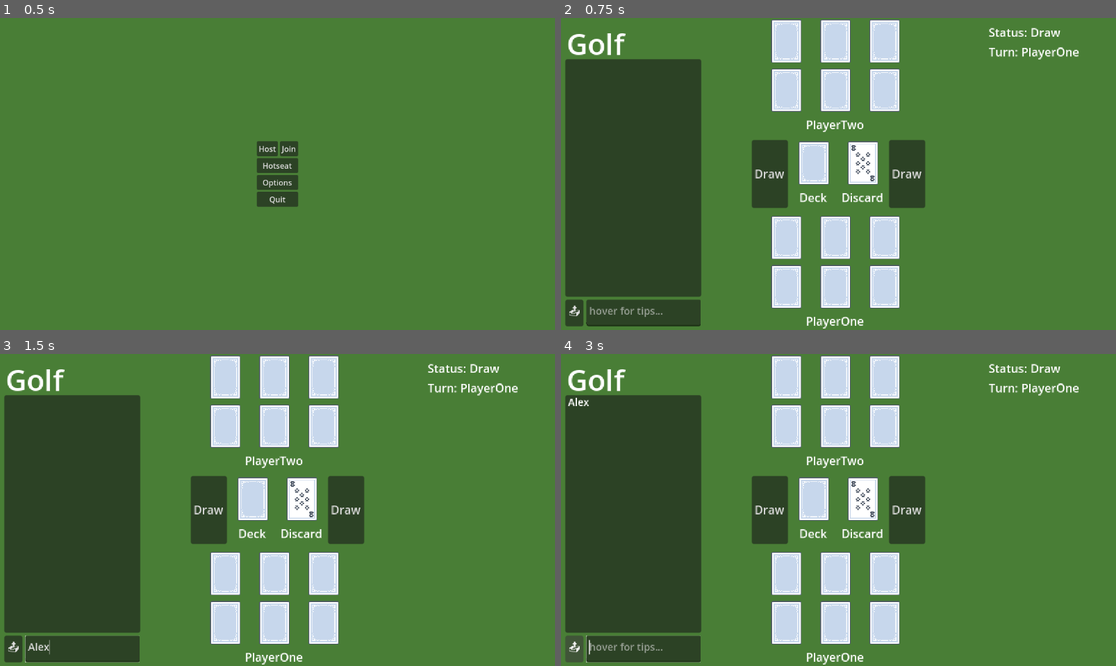
Above: before the commit, frames 1-4 (two rows, left to right).
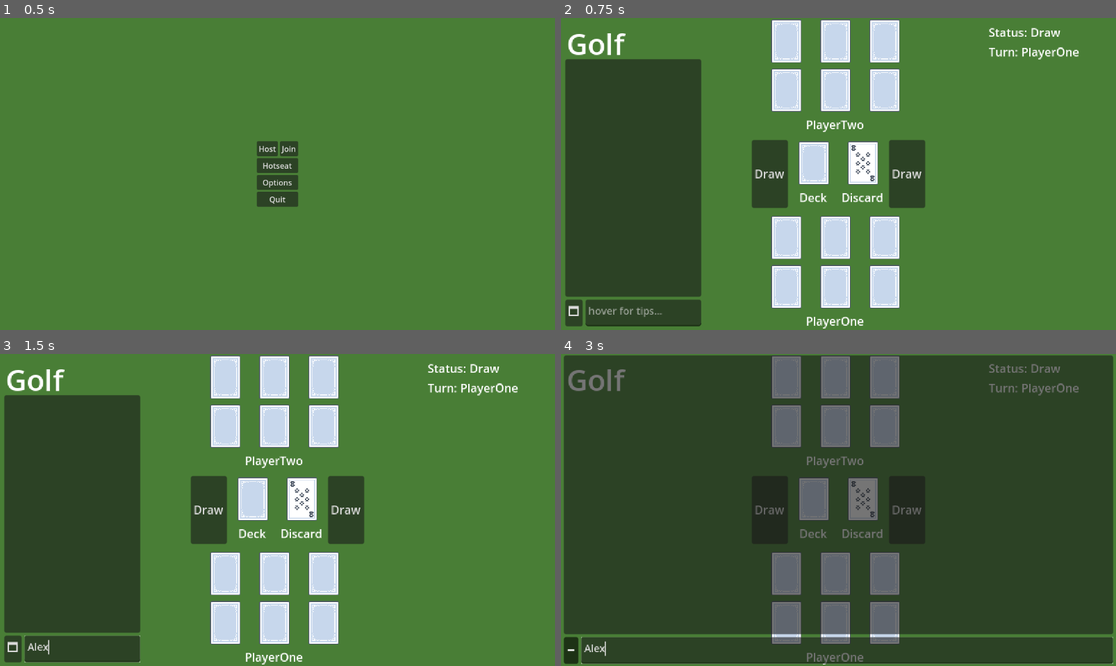
Above: after the commit, the same moments.

Repository: WonkyMic/golf_cards_godot
Game: Godot game, scene res://menu.tscn
Two runs of this game, one before a commit and one after it. Both use one fixed random seed, a clock stepped at 60 frames per second and the inputs below.
Inputs (mouse positions are in pixels of both pictures, inside the frame that each line leads up to):
- Up to frame 1 (0.5 s): no input
- Up to frame 2 (0.75 s): click "Hotseat" at 0.5 s
- Up to frame 3 (1.5 s): click (83, 650) at 1.27 s; type "Alex" at 1.35 s
- Up to frame 4 (3 s): click (816, 497) at 2.02 s; click (572, 650) at 2.75 s, where only the run before the commit has a clickable "📤"

Frame 1 is identical in both runs. In frame 2, 0.2% of the frame differs, in the area x 1-26%, y 90-99%; in frame 3, 0.2%; in frame 4, 77%, in the area x 0-100%, y 0-100%.

Commit message:
update send button to min/max

Diff:
--- a/chat_panel.gd
+++ b/chat_panel.gd
@@ -1,25 +1,57 @@
 extends Control
+
+const MAXIMIZE_ICON := "🗖"
+const MAXIMIZE_TEXT := "Expand Chat Panel"
+const MINIMIZE_ICON := "🗕"
+const MINIMIZE_TEXT := "Collapse to Side Panel"
 
 var message_panel: RichTextLabel
 var text_panel: TextEdit
-var send_button: Button
+var resize_button: Button
+
+var default_size: Vector2
+var default_position: Vector2
 
 
 # Called when the node enters the scene tree for the first time.
 func _ready() -> void:
 	message_panel = $GridContainer/Panel/RichTextLabel
 	text_panel = $GridContainer/GridContainer/TextEdit
-	send_button = $GridContainer/GridContainer/SendButton
+	resize_button = $GridContainer/GridContainer/ResizeButton
+
+	default_size = size
+	default_position = position
 
 
 func _process(delta: float) -> void:
 	if Input.is_action_just_pressed("send_message"):
-		send_button.emit_signal("pressed")
+		send_message_local()
 	if Input.is_action_just_pressed("type_focus"):
 		text_panel.grab_focus()
 
 
-func _on_send_button_pressed() -> void:
+func _on_resize_button_pressed() -> void:
+	text_panel.grab_focus() # send focus back to text entry field
+
+	if resize_button.button_pressed:
+		var window_size := get_window_size() * 0.66
+		set_size(window_size)
+		set_position(window_size / -2)
+		resize_button.text = MINIMIZE_ICON
+		resize_button.tooltip_text = MINIMIZE_TEXT
+	else:
+		set_size(default_size)
+		set_position(default_position)
+		resize_button.text = MAXIMIZE_ICON
+		resize_button.tooltip_text = MINIMIZE_TEXT
+
+func get_window_size() -> Vector2:
+	var window_width: float = ProjectSettings.get_setting("display/window/size/viewport_width")
+	var window_height: float = ProjectSettings.get_setting("display/window/size/viewport_height")
+	return Vector2(window_width, window_height)
+
+
+func send_message_local() -> void:
 	var text: String = text_panel.text.strip_edges() # fetch and strip text from field
 	text_panel.text = "" # clear text field
 	text_panel.grab_focus() # send focus back to text entry field
@@ -29,11 +61,11 @@
 
 	# TODO: add player name for line prefix
 
-	sendMessage.rpc(text)
+	send_message_server.rpc(text)
 
 
 @rpc("any_peer", "call_local", "reliable")
-func sendMessage(text: String) -> void:
+func send_message_server(text: String) -> void:
 	if message_panel.text.length() > 0:
 		text = "\n" + text # only prefix w/ line break if not first message
 
--- a/chat_panel.tscn
+++ b/chat_panel.tscn
@@ -8,19 +8,15 @@
 properties/0/replication_mode = 2
 
 [node name="ChatPanel" type="Control"]
-custom_minimum_size = Vector2(76.24, 154.99)
 layout_mode = 3
-anchors_preset = 8
-anchor_left = 0.5
-anchor_top = 0.5
-anchor_right = 0.5
-anchor_bottom = 0.5
-offset_left = -117.5
-offset_top = -158.5
-offset_right = 117.5
-offset_bottom = 158.5
-grow_horizontal = 2
-grow_vertical = 2
+anchors_preset = 2
+anchor_top = 1.0
+anchor_bottom = 1.0
+offset_left = 8.0
+offset_top = -401.0
+offset_right = 248.0
+offset_bottom = -8.0
+grow_vertical = 0
 script = ExtResource("1_utpp1")
 
 [node name="GridContainer" type="GridContainer" parent="."]
@@ -54,11 +50,12 @@
 layout_mode = 2
 columns = 2
 
-[node name="SendButton" type="Button" parent="GridContainer/GridContainer"]
+[node name="ResizeButton" type="Button" parent="GridContainer/GridContainer"]
 layout_mode = 2
 size_flags_horizontal = 8
-tooltip_text = "Send Message"
-text = "📤"
+tooltip_text = "Expand Chat Panel"
+toggle_mode = true
+text = "🗖"
 
 [node name="TextEdit" type="TextEdit" parent="GridContainer/GridContainer"]
 layout_mode = 2
@@ -74,4 +71,4 @@
 [node name="MultiplayerSynchronizer" type="MultiplayerSynchronizer" parent="."]
 replication_config = SubResource("SceneReplicationConfig_b6ebs")
 
-[connection signal="pressed" from="GridContainer/GridContainer/SendButton" to="." method="_on_send_button_pressed"]
+[connection signal="pressed" from="GridContainer/GridContainer/ResizeButton" to="." method="_on_resize_button_pressed"]
Not shown: 1 places in main.tscn that only renumber resources
